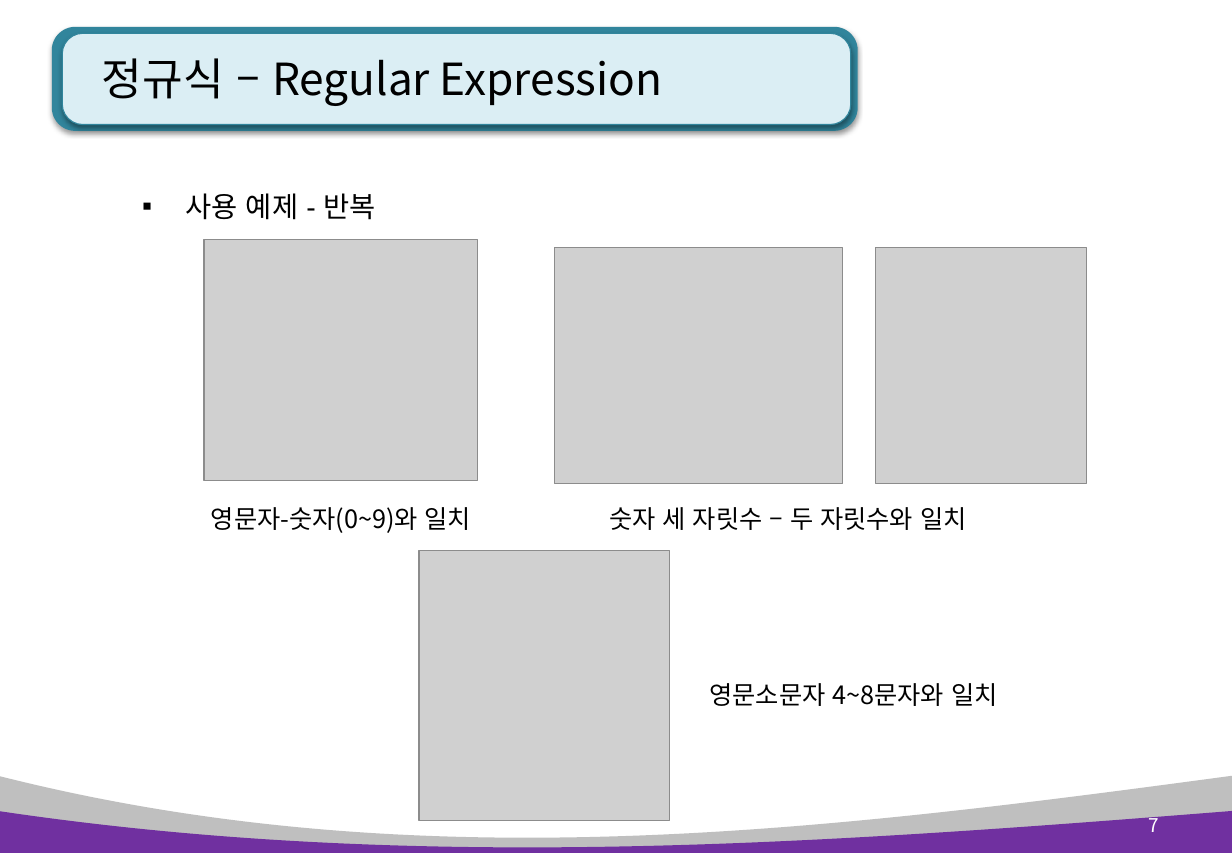
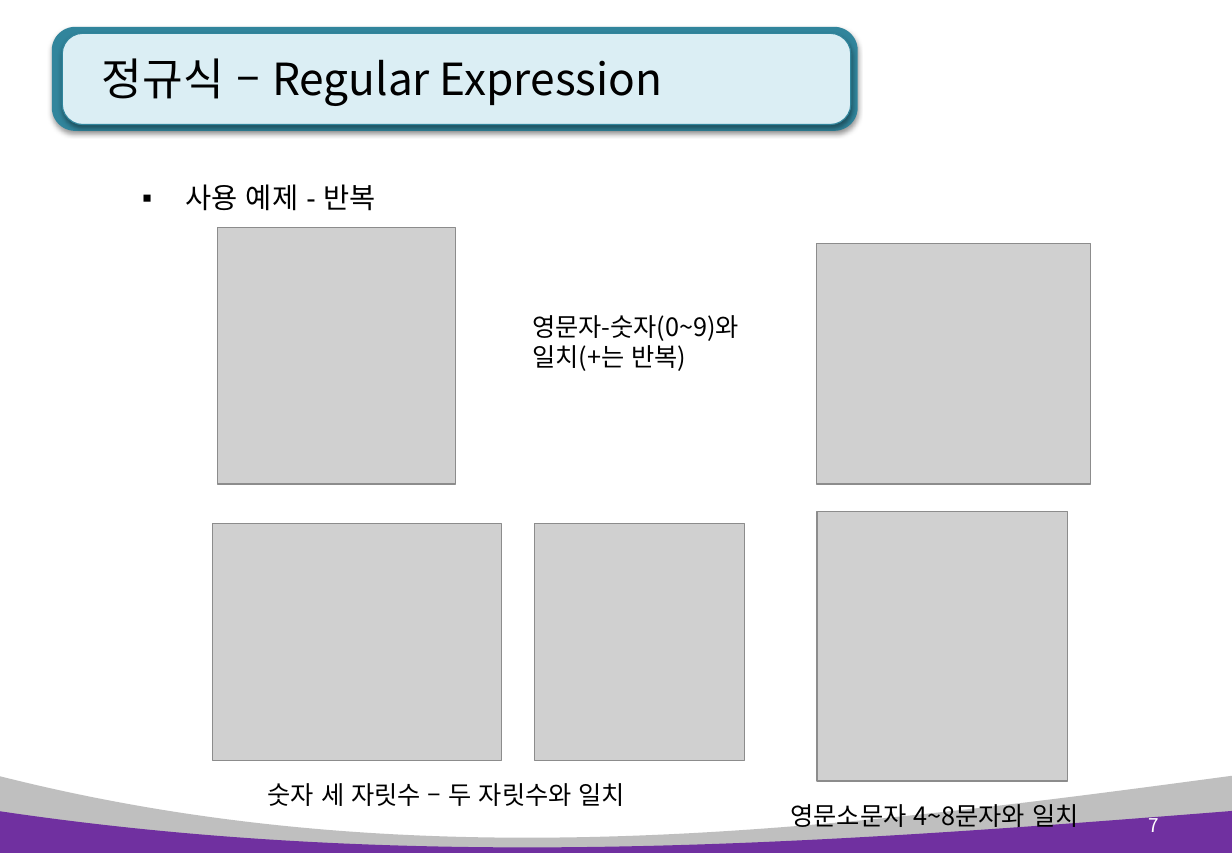
Before and after one commit to pshho/ngreen_project, a slide deck: slide 7 of pyWorks/자료/python_ppt/Python 12장. 정규표현식과 웹 스크래핑.pptx. Drawn at 1232x853 pixels with LibreOffice and Linux fonts; fonts in the diff are those of the drawing; grey boxes stand for pictures. Boxes give left, top, right and bottom in pixels: in the first picture for what was removed or moved away, otherwise in the second. Text is boxed around its words. In the diff, an @@ line names an element or a change of style, - is before the commit and + after.

```diff
--- a/pyWorks/자료/python_ppt/Python 12장. 정규표현식과 웹 스크래핑.pptx
+++ b/pyWorks/자료/python_ppt/Python 12장. 정규표현식과 웹 스크래핑.pptx
@@ text "사용 예제 - 반복": place and size @@
-text "사용 예제 - 반복" at <box>186,193,376,220</box>
+text "사용 예제 - 반복" at <box>186,184,376,211</box>
@@ picture added at <box>217,228,455,485</box> @@
@@ picture: place and size @@
-picture at <box>204,240,478,481</box>
+picture at <box>817,243,1091,485</box>
@@ text at <box>532,315,739,371</box>: text changed @@
-영문자-숫자(0~9)와 일치
+영문자-숫자(0~9)와
+일치(+는 반복)
@@ picture: place and size @@
-picture at <box>419,551,669,820</box>
+picture at <box>817,512,1067,782</box>
@@ 2 pictures, 1 text: place and size @@
-2 pictures, 1 text at <box>554,248,1086,530</box>
+2 pictures, 1 text at <box>213,523,745,806</box>
@@ text "영문소문자 4~8문자와 일치" rewrapped from <box>710,683,997,706</box> to <box>791,800,1078,833</box> @@
```
Also in this commit, not shown: 14 other slides changed, 1 slide added, 32 other files.
